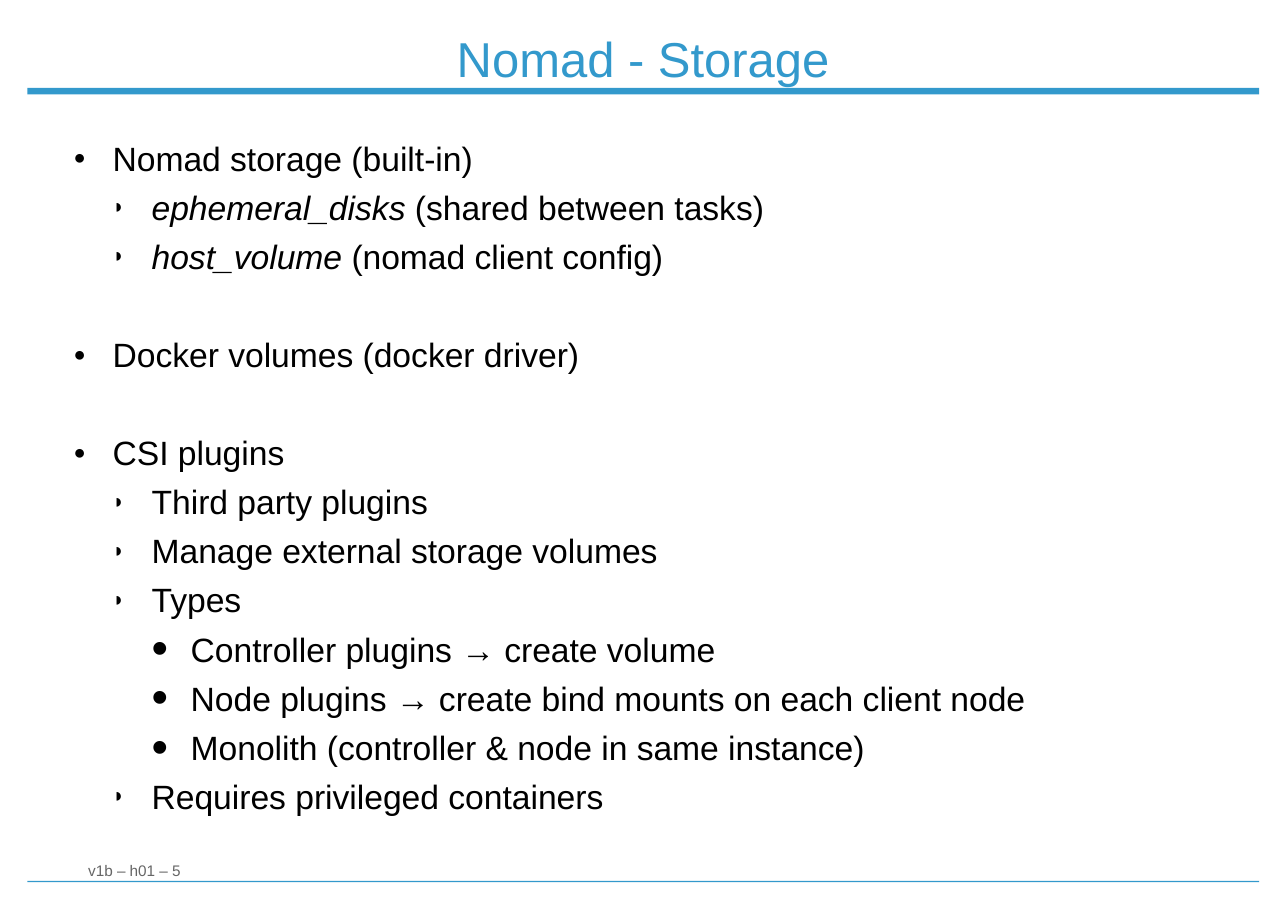
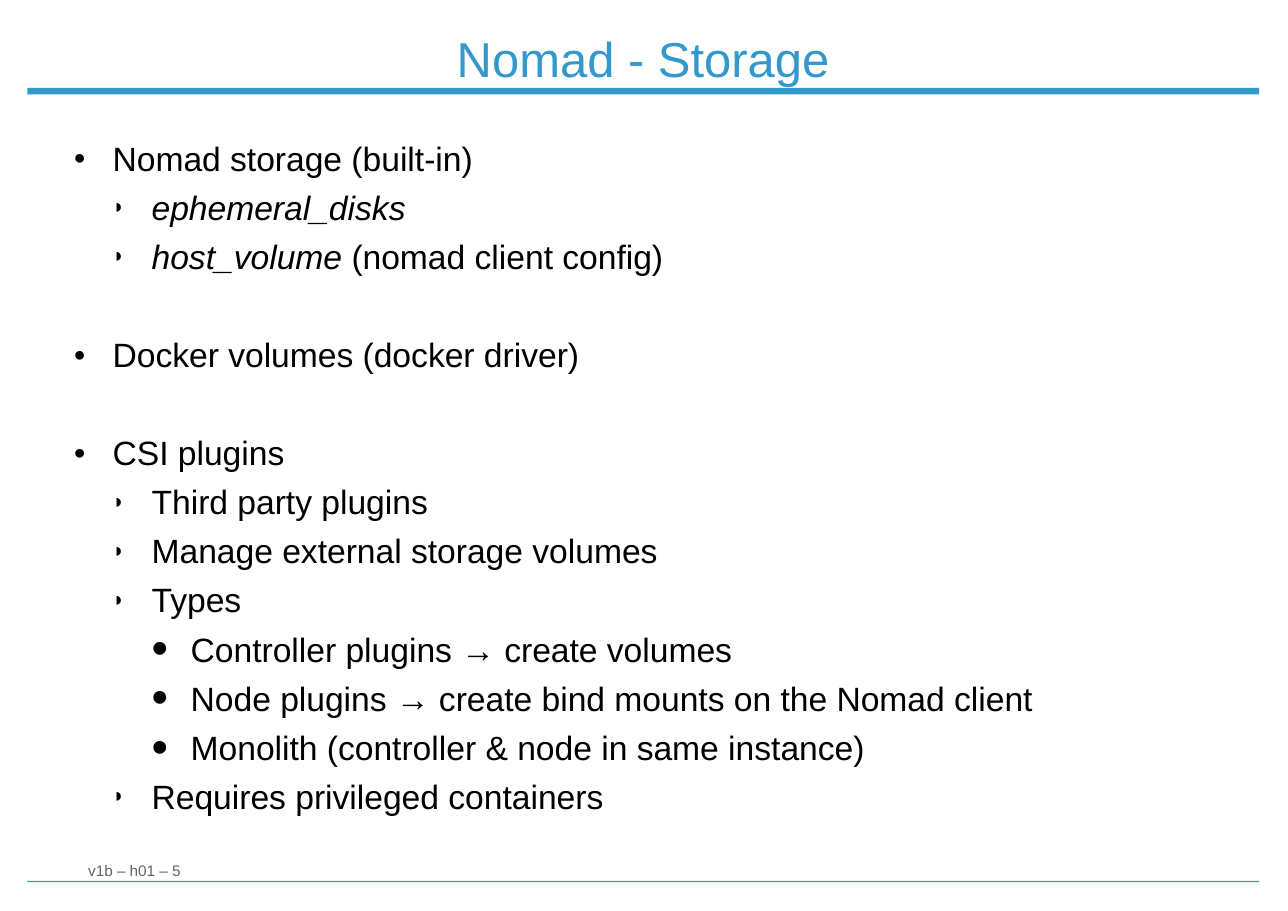
Before and after one commit to Vinclame/at-hashistack-app, a slide deck: slide 5 of presentatie.odp. Drawn at 1288x911 pixels with LibreOffice and Linux fonts; fonts in the diff are those of the drawing; background and template pictures are left out. Boxes give left, top, right and bottom in pixels: in the first picture for what was removed or moved away, otherwise in the second. Text is boxed around its words. In the diff, an @@ line names an element or a change of style, - is before the commit and + after.

Commit message:
presentation

```diff
--- a/presentatie.odp
+++ b/presentatie.odp
@@ text at [152, 195, 406, 227]: text changed; italic on @@
-  ◗ ephemeral_disks (shared between tasks)
+  ◗ ephemeral_disks
@@ text at [191, 637, 1032, 718]: text changed @@
-    • Controller plugins → create volume
-    • Node plugins → create bind mounts on each client node
+    • Controller plugins → create volumes
+    • Node plugins → create bind mounts on the Nomad client
```
Also in this commit, not shown: 1 slide removed, 1 other file.
